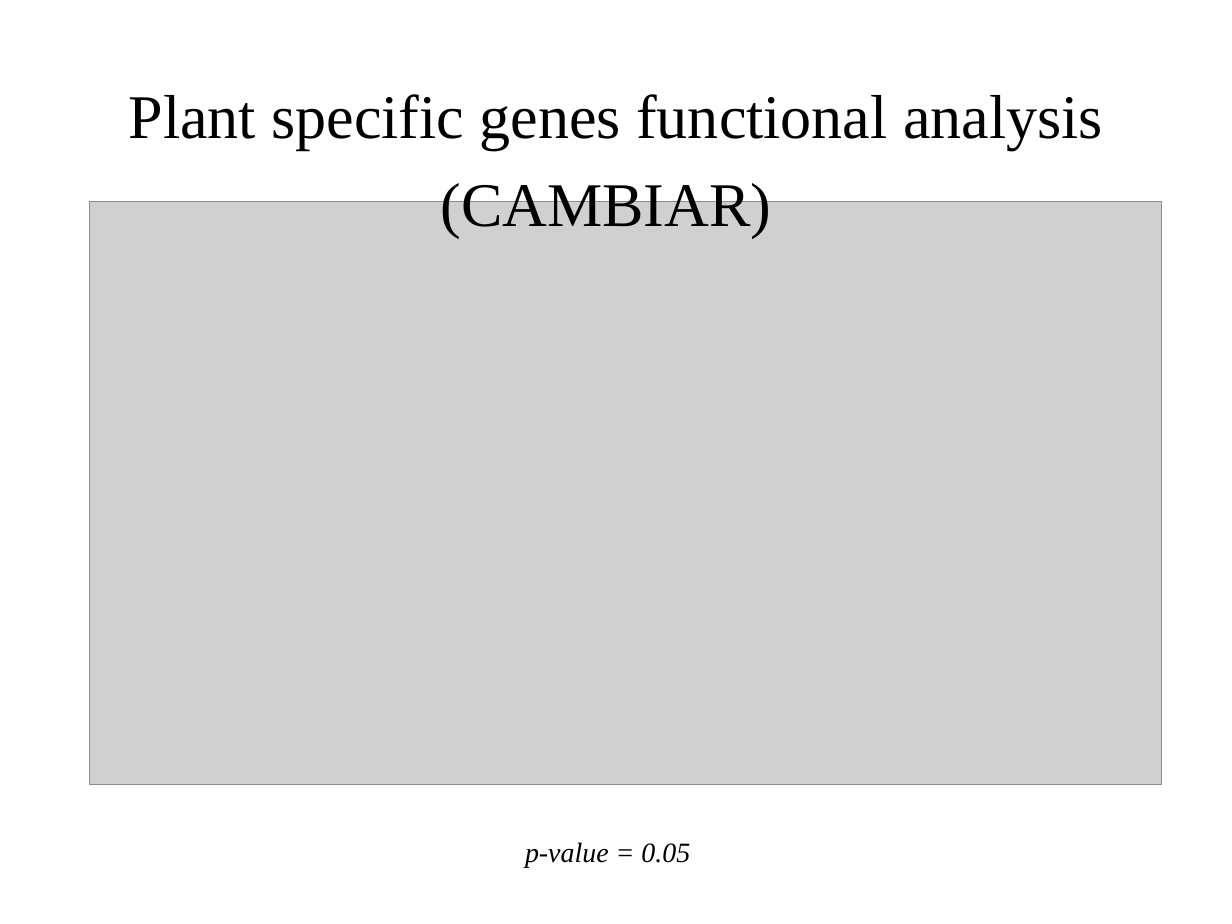
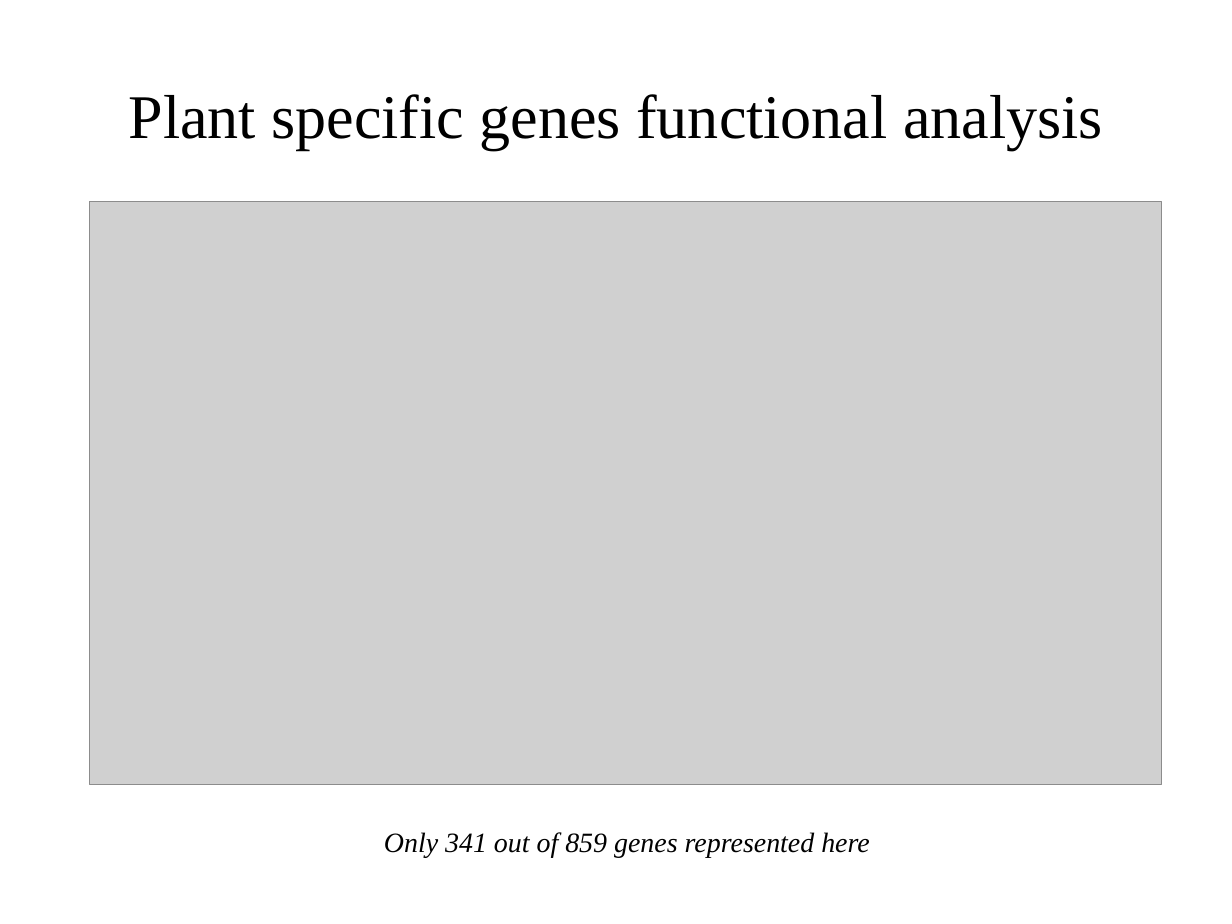
Before and after one commit to wilkinsonlab/m-oryzae-polya, a slide deck: slide 24 of doc/oryzae_presentation.odp. Drawn at 1232x924 pixels with LibreOffice and Linux fonts; fonts in the diff are those of the drawing; grey boxes stand for pictures. Boxes give left, top, right and bottom in pixels: in the first picture for what was removed or moved away, otherwise in the second. Text is boxed around its words. In the diff, an @@ line names an element or a change of style, - is before the commit and + after.

```diff
--- a/doc/oryzae_presentation.odp
+++ b/doc/oryzae_presentation.odp
@@ text removed at (440,178,771,239) @@
-(CAMBIAR)
@@ text added at (384,832,870,857), 18 pt, text #000000, italic @@
+Only 341 out of 859 genes represented here
@@ text removed at (525,842,690,868) @@
-p-value = 0.05
```
Also in this commit, not shown: 2 other slides changed, 1 other file.
